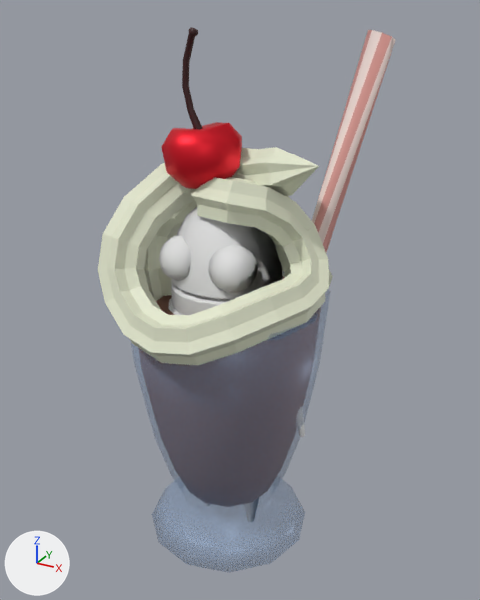
The Blender file sources/hats.blend as it was, and as the next commit left it.
The view is the same before and after, from a camera (50 mm lens) standing at (1.43, -2.48, 1.94) and looking at (0.03, 0.08, 0.66). Lighting does not change. The marker at lower left points along +X, +Y and +Z.

In view in the first picture: 'RefBot', 'ShakeShake'.
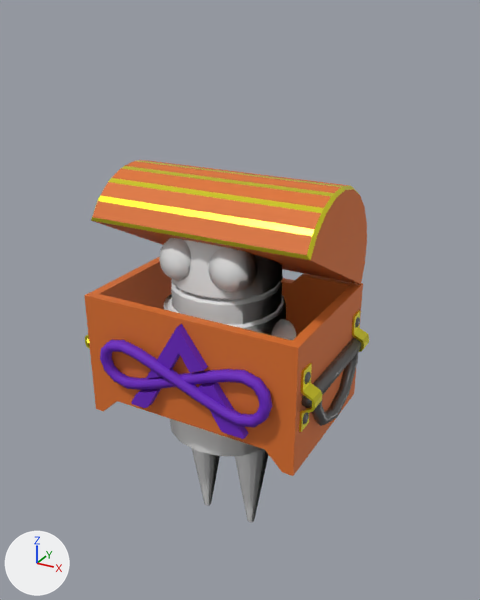
Commit message: Update ailbec's chest piece.

Pixel boxes (x1, y1, x2, y2) of what changed, in the pictures (480 x 600 px):
'ShakeShake', hidden
    before: (98, 27, 395, 573)
'ChestBody', shown
    after: (84, 257, 369, 476)
'ChestLid', shown
    after: (91, 160, 367, 284)

What changed in the scene script:
```text
Change ob_chestbody:
    remove ob_chestbody.hide_set(True)
Change ob_chestlid:
    remove ob_chestlid.hide_set(True)
Change ob_shakeshake:
    add ob_shakeshake.hide_set(True)
```
